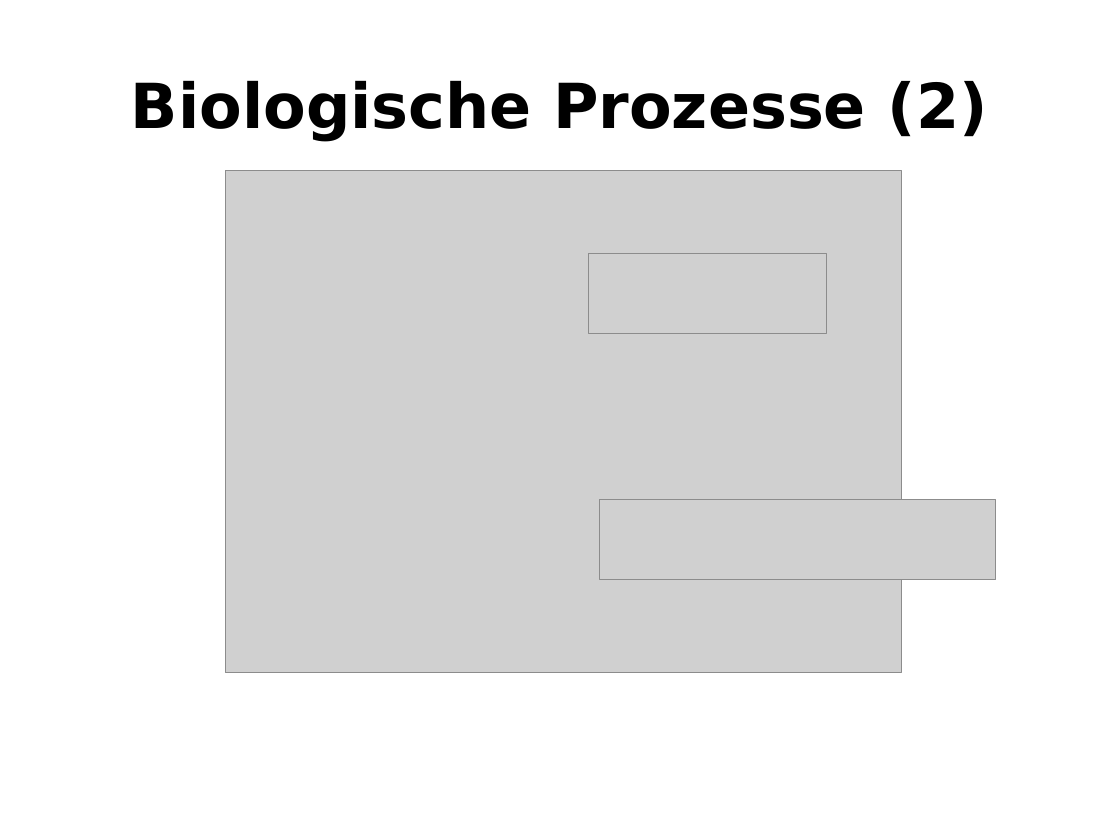
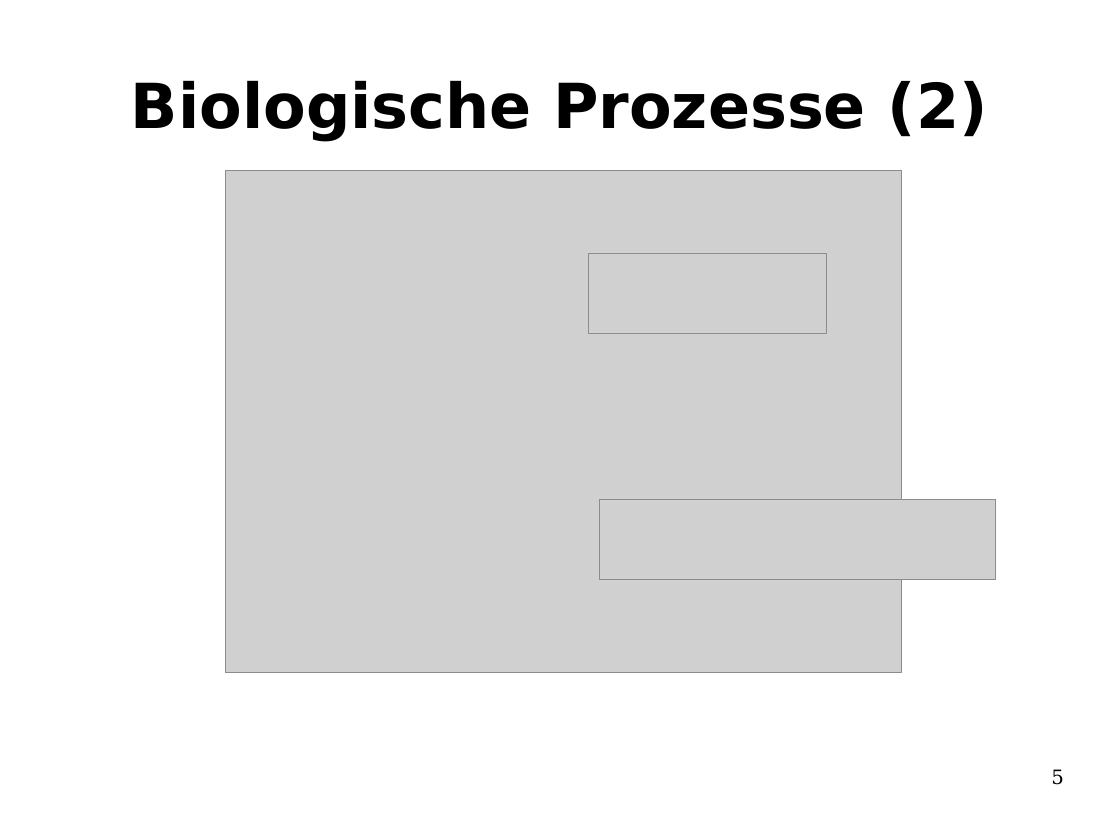
Before and after one commit to te-bachi/SimulationDoc, a slide deck: slide 5 of praesentation/Praesentation.odp. Drawn at 1120x840 pixels with LibreOffice and Linux fonts; fonts in the diff are those of the drawing; grey boxes stand for pictures. Boxes give left, top, right and bottom in pixels: in the first picture for what was removed or moved away, otherwise in the second. Text is boxed around its words. In the diff, an @@ line names an element or a change of style, - is before the commit and + after.

```diff
--- a/praesentation/Praesentation.odp
+++ b/praesentation/Praesentation.odp
@@ page number added at (1051, 769, 1064, 785), 14 pt, text #000000 @@
+5
```
Also in this commit, not shown: 2 other slides changed.
